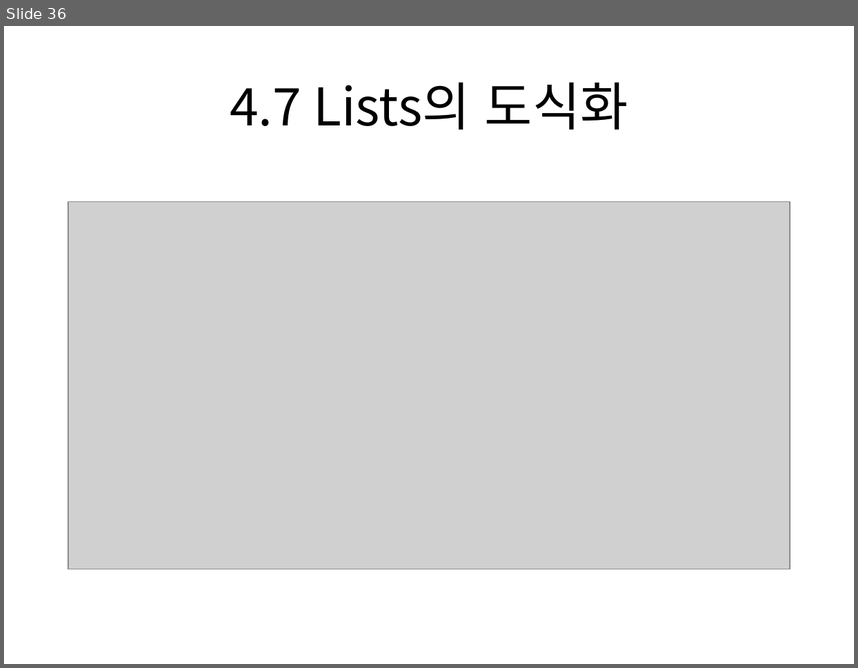
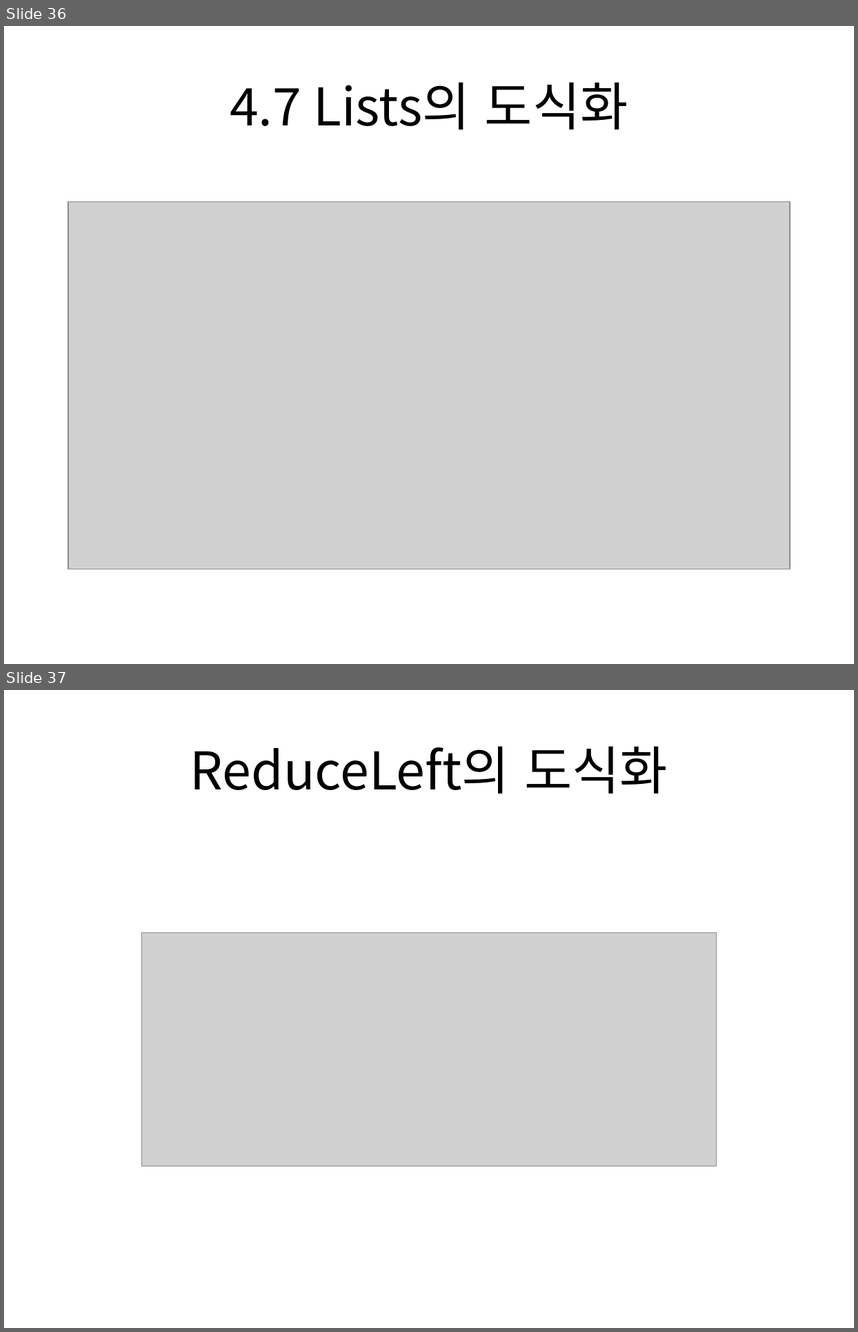
Before and after one commit to freepsw/FunctionalProgrammingScala, a slide deck: doc/Cousera_Functional Programming parctice.pptx. Shown one above the other, each under a label of ours: slide 36 before the commit, slides 36 and 37 after it. The pictures are 858x668 and 858x1332 pixels, drawn with LibreOffice and Linux fonts; fonts in the diff are those of the drawing; grey boxes stand for pictures. Boxes give left, top, right and bottom in pixels: in the first picture for what was removed or moved away, otherwise in the second. Text is boxed around its words. In the diff, an @@ line names an element or a change of style, - is before the commit and + after.

```diff
--- a/doc/Cousera_Functional Programming parctice.pptx
+++ b/doc/Cousera_Functional Programming parctice.pptx
@@ slide 37 added at box(4, 690, 854, 1328), background #FFFFFF @@
@@ title added at box(190, 746, 668, 793), 44 pt, text #000000 @@
+ReduceLeft의 도식화
@@ picture added at box(142, 933, 716, 1166) @@
```
Also in this commit, not shown: 6 other slides added, 4 other files.
